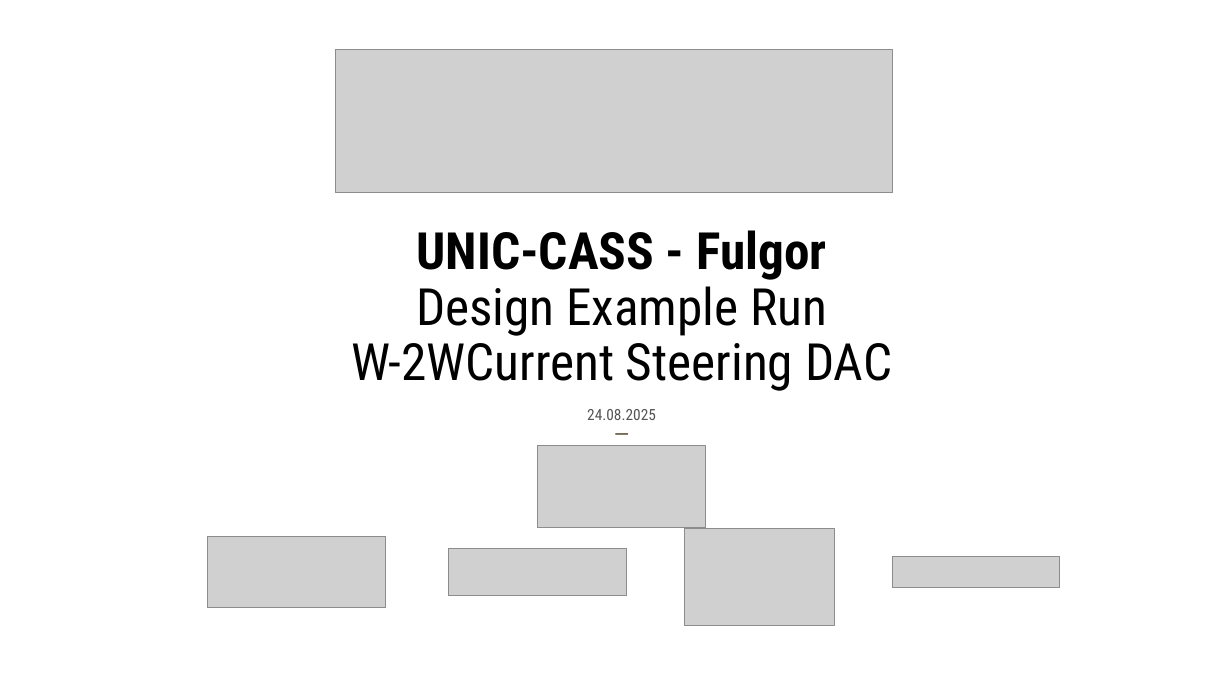
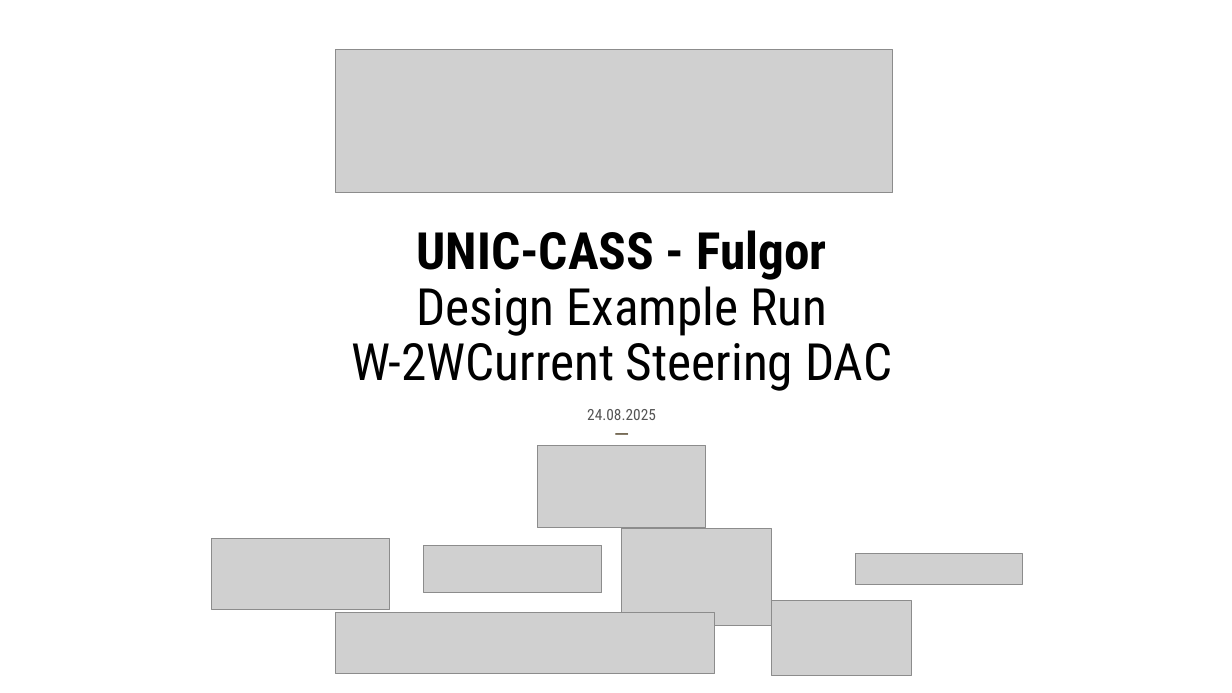
Before and after one commit to Fundacion-Fulgor/UNIC-CASS-Aug25, a slide deck: slide 1 of Diapositivas/DesignExampleRun_CurrentSteeringDAC.pptx. Drawn at 1232x693 pixels with LibreOffice and Linux fonts; fonts in the diff are those of the drawing; grey boxes stand for pictures. Boxes give left, top, right and bottom in pixels: in the first picture for what was removed or moved away, otherwise in the second. Text is boxed around its words. In the diff, an @@ line names an element or a change of style, - is before the commit and + after.

```diff
--- a/Diapositivas/DesignExampleRun_CurrentSteeringDAC.pptx
+++ b/Diapositivas/DesignExampleRun_CurrentSteeringDAC.pptx
@@ picture: place and size @@
-picture at [207, 537, 385, 608]
+picture at [211, 538, 389, 609]
@@ picture: place and size @@
-picture at [685, 528, 835, 626]
+picture at [622, 528, 772, 626]
@@ picture: place and size @@
-picture at [448, 548, 627, 596]
+picture at [423, 545, 602, 593]
@@ picture: place and size @@
-picture at [893, 557, 1059, 588]
+picture at [856, 555, 1022, 585]
@@ picture added at [335, 613, 714, 675] @@
@@ picture added at [772, 601, 912, 676] @@
```
Also in this commit, not shown: 1 other file.
